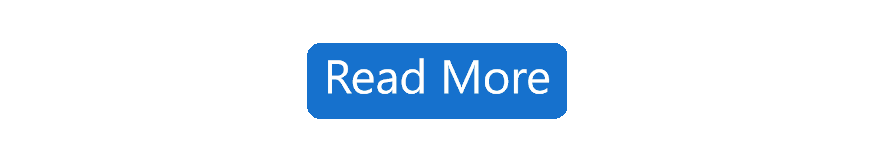
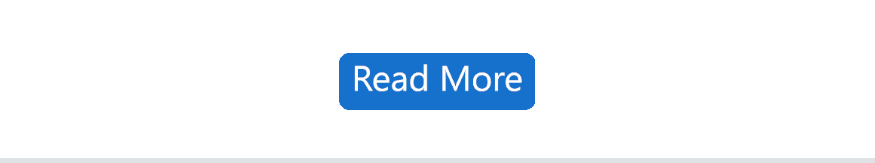
Layers edited between the first and the second 875x163 image:
painted on "Capa pegada" over (307, 43, 567, 119)
painted on "Fondo" over (0, 158, 875, 163)
